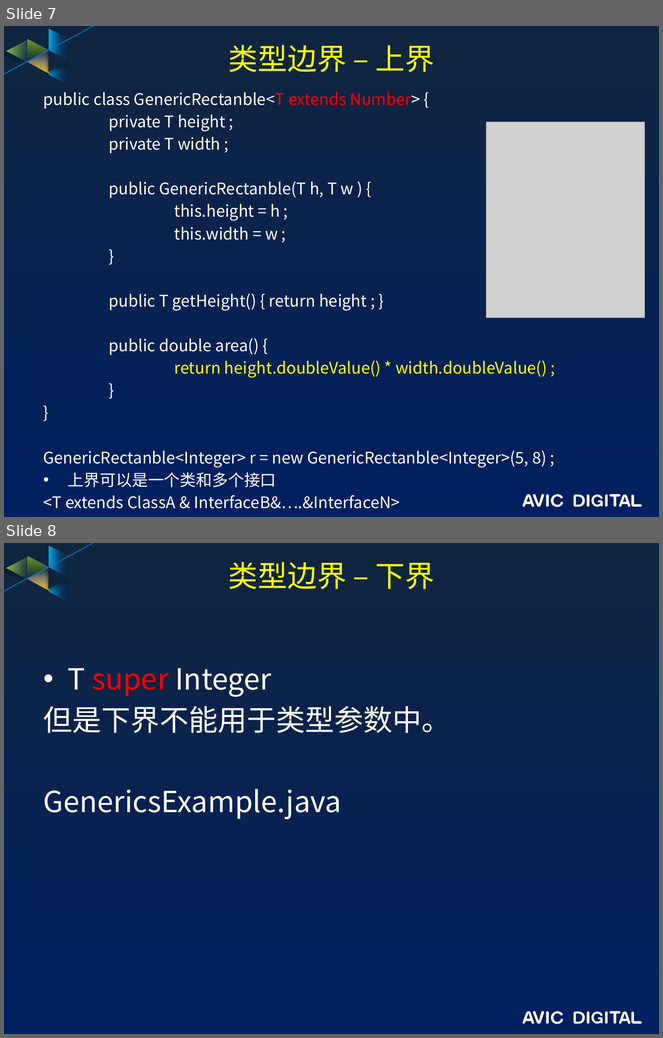
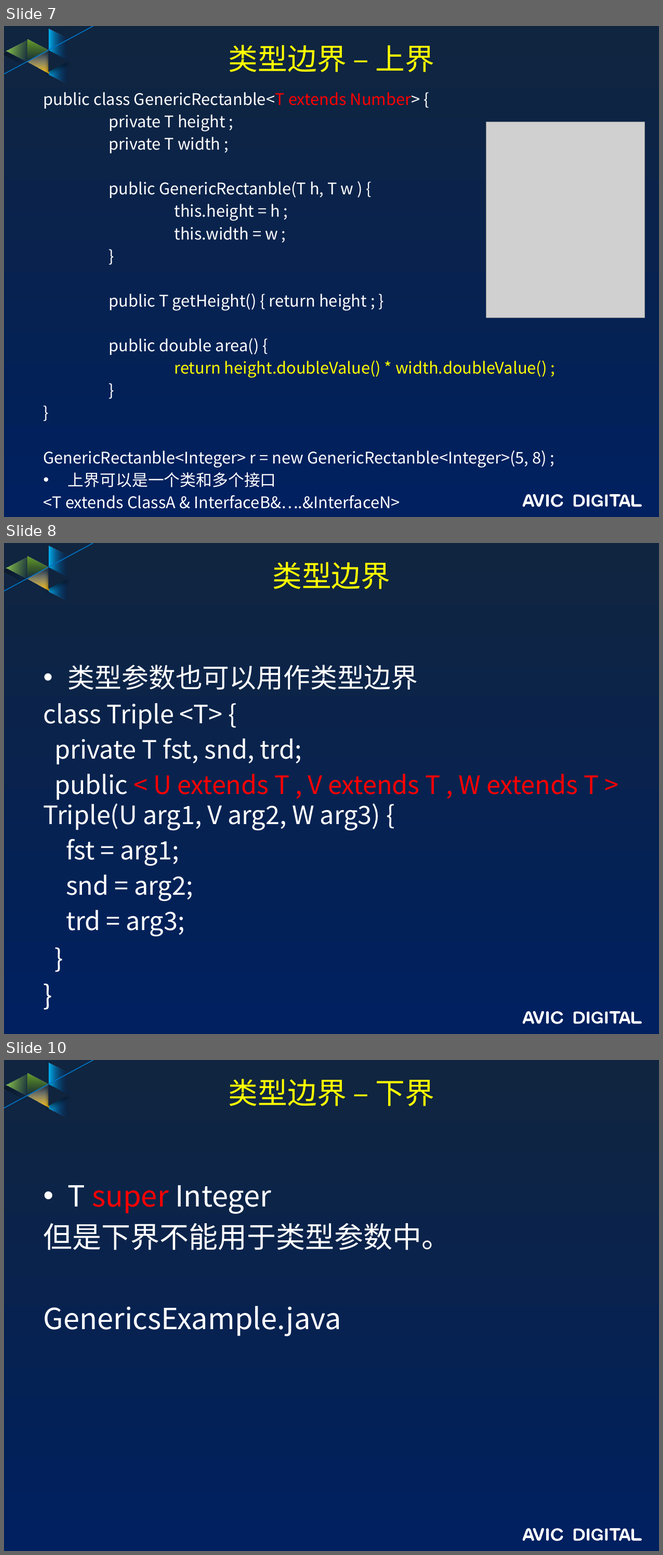
Before and after one commit to guofengzh/java-way, a slide deck: java/docs/06-java-泛型.pptx. Shown one above the other, each under a label of ours: slides 7 and 8 before the commit, slides 7, 8 and 10 after it; the slides between them are not shown. The pictures are 663x1038 and 663x1555 pixels, drawn with LibreOffice and Linux fonts; fonts in the diff are those of the drawing; grey boxes stand for pictures; background and template pictures are left out. Boxes give left, top, right and bottom in pixels: in the first picture for what was removed or moved away, otherwise in the second. Text is boxed around its words. In the diff, an @@ line names an element or a change of style, - is before the commit and + after.

```diff
--- a/java/docs/06-java-泛型.pptx
+++ b/java/docs/06-java-泛型.pptx
@@ slide 8 added at (4,543,659,1034), background gradient #10253F to #002060; not listed: 17 template elements that a slide beside it also shows @@
@@ title added at (273,562,391,589), 32.4 pt, text #FFFF00 @@
+类型边界
@@ text added at (44,665,599,937), 27.8 pt, text #FFFFFF @@
+• 类型参数也可以用作类型边界
+class Triple <T> {
+private T fst, snd, trd;
+public < U extends T , V extends T , W extends T > Triple(U arg1, V arg2, W arg3) {
+fst = arg1;
+snd = arg2;
+trd = arg3;
+}
+}
@@ what was slide 8 is now slide 10 @@
```
Also in this commit, not shown: 1 other slide added, 2 other files.
